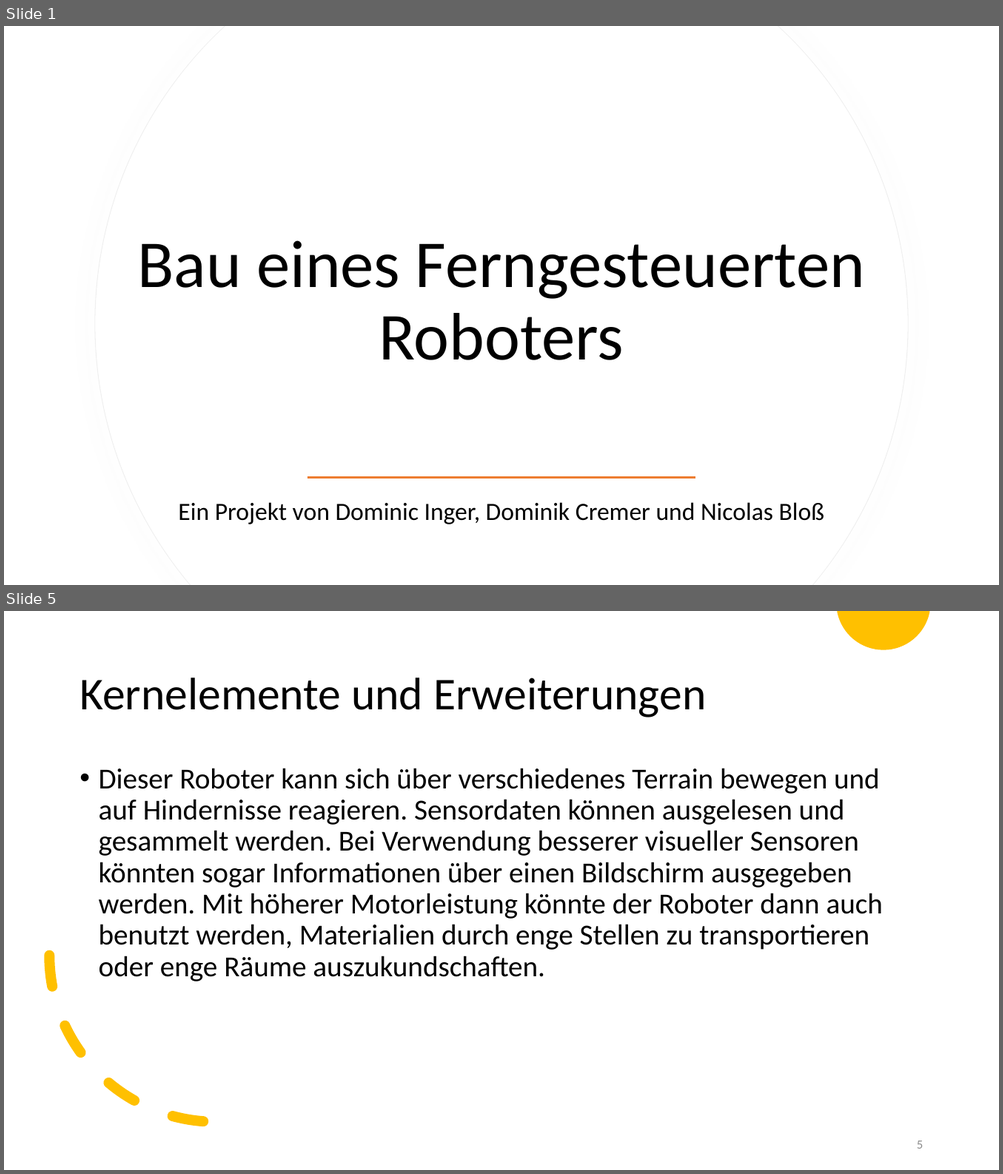
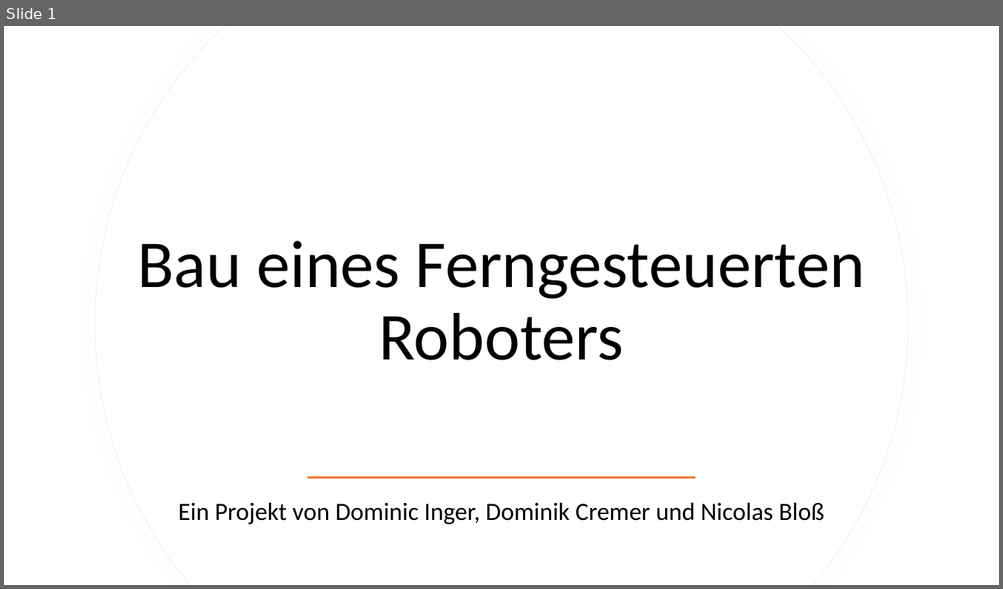
Before and after one commit to DominikCrm/Robotic, a slide deck: Ferngesteuerter Roboter.pptx. Shown one above the other, each under a label of ours: slides 1 and 5 before the commit, slide 1 after it; the slides between them are not shown. The pictures are 1003x1174 and 1003x589 pixels, drawn with LibreOffice and Linux fonts; fonts in the diff are those of the drawing. Boxes give left, top, right and bottom in pixels: in the first picture for what was removed or moved away, otherwise in the second. Text is boxed around its words. In the diff, an @@ line names an element or a change of style, - is before the commit and + after.

```diff
--- a/Ferngesteuerter Roboter.pptx
+++ b/Ferngesteuerter Roboter.pptx
@@ slide 5 removed at [4, 611, 999, 1170], background #FFFFFF @@
@@ freeform shape removed at [836, 611, 929, 649] @@
@@ title removed at [79, 678, 706, 718] @@
-Kernelemente und Erweiterungen
@@ text removed at [99, 768, 882, 982] @@
-• Dieser Roboter kann sich über verschiedenes Terrain bewegen und auf Hindernisse reagieren. Sensordaten können ausgelesen und gesammelt werden. Bei Verwendung besserer visueller Sensoren könnten sogar Informationen über einen Bildschirm ausgegeben werden. Mit höherer Motorleistung könnte der Roboter dann auch benutzt werden, Materialien durch enge Stellen zu transportieren oder enge Räume auszukundschaften.
@@ arc (boxed as its full ellipse) removed at [50, 789, 383, 1123] @@
@@ page number removed at [916, 1141, 922, 1149] @@
-5
```
Also in this commit, not shown: 3 slides changed, 6 slides added, 3 other slides removed.
